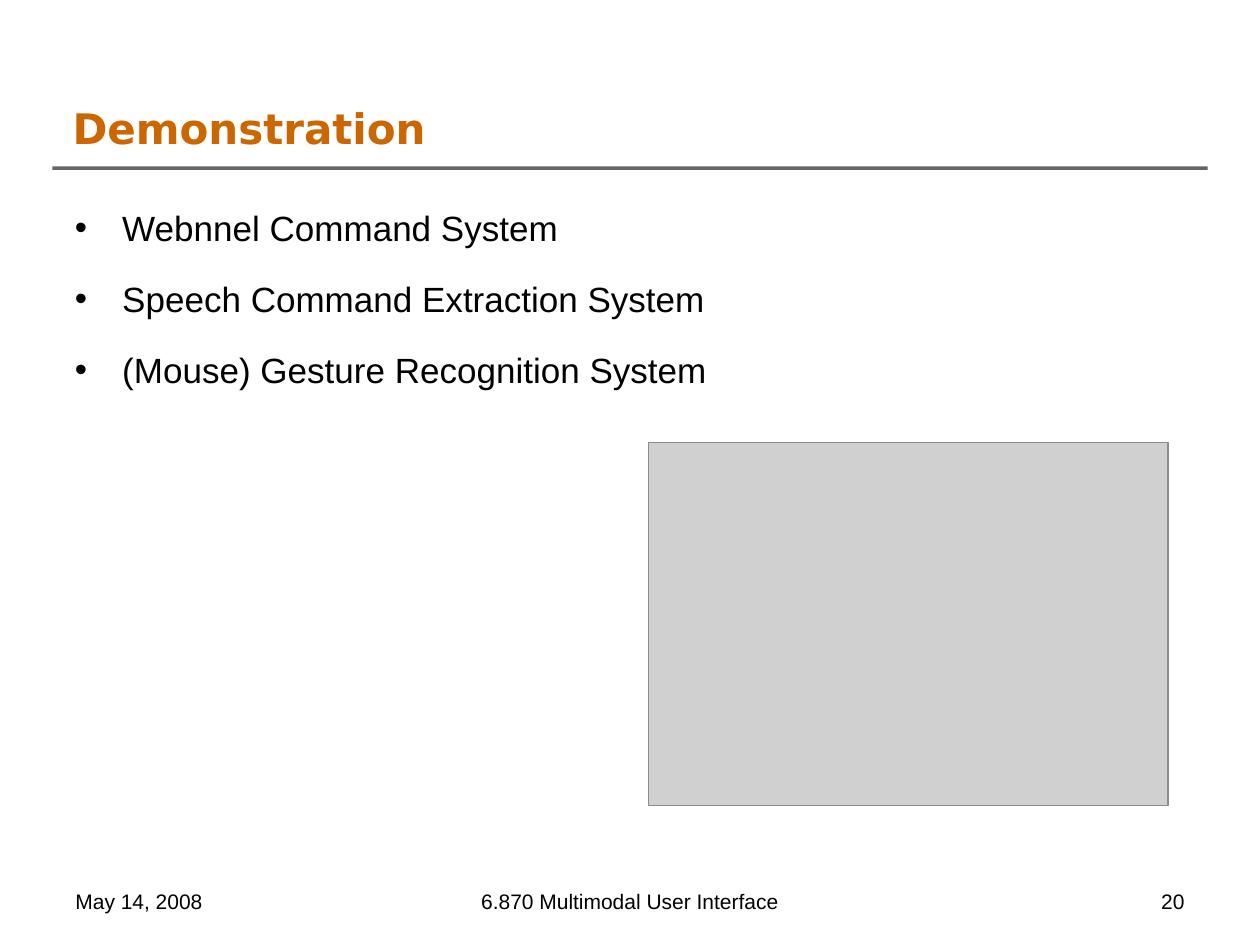
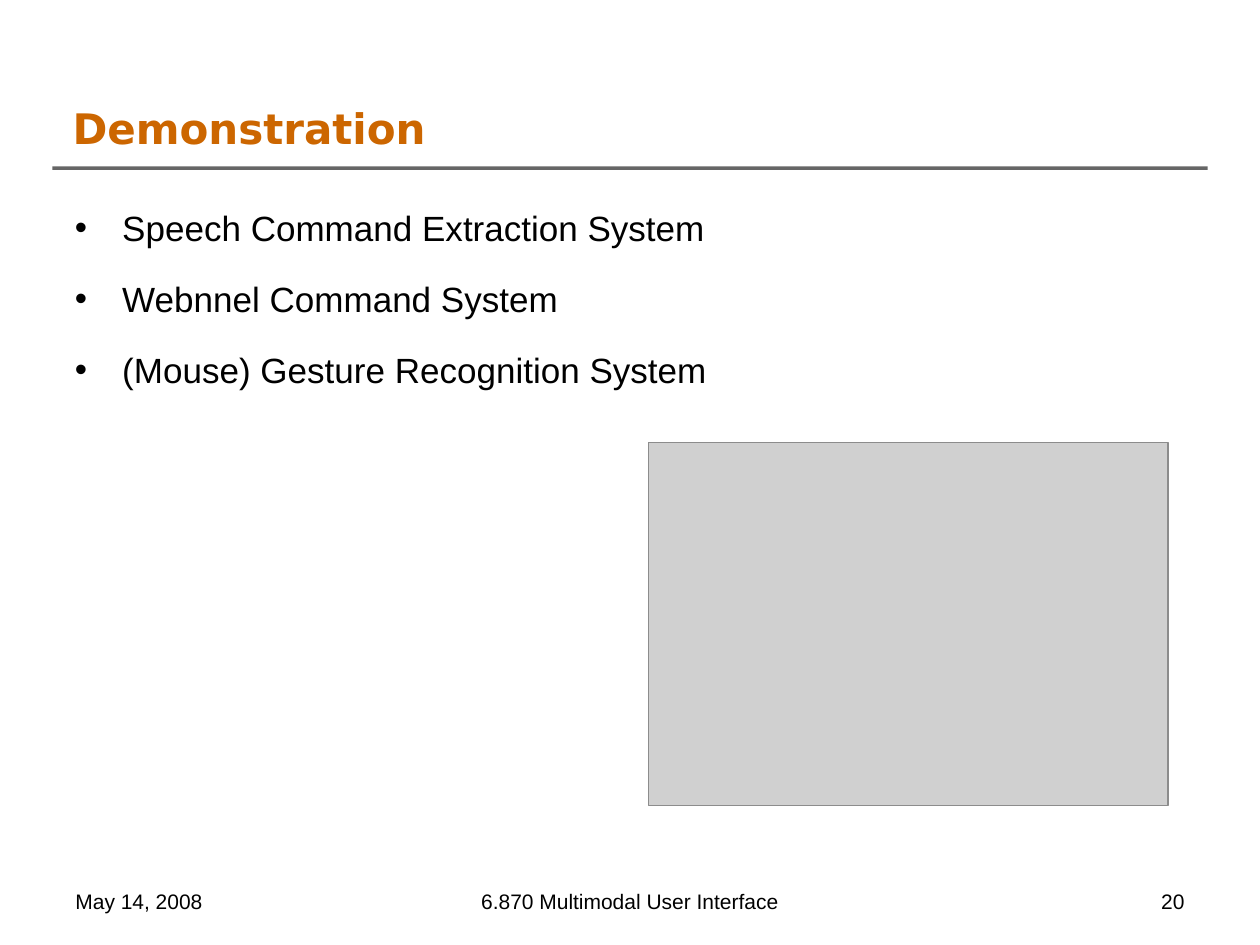
Before and after one commit to oshanis/webnnel, a slide deck: slide 20 of docs/6.870 Final Project Presentation.ppt. Drawn at 1260x945 pixels with LibreOffice and Linux fonts; fonts in the diff are those of the drawing; grey boxes stand for pictures; background and template pictures are left out. Boxes give left, top, right and bottom in pixels: in the first picture for what was removed or moved away, otherwise in the second. Text is boxed around its words. In the diff, an @@ line names an element or a change of style, - is before the commit and + after.

```diff
--- a/docs/6.870 Final Project Presentation.ppt
+++ b/docs/6.870 Final Project Presentation.ppt
@@ text at (122, 215, 705, 248): paragraph added @@
+• Speech Command Extraction System
@@ text at (122, 286, 705, 319): paragraph removed @@
-• Speech Command Extraction System
```
Also in this commit, not shown: 3 other slides changed.
